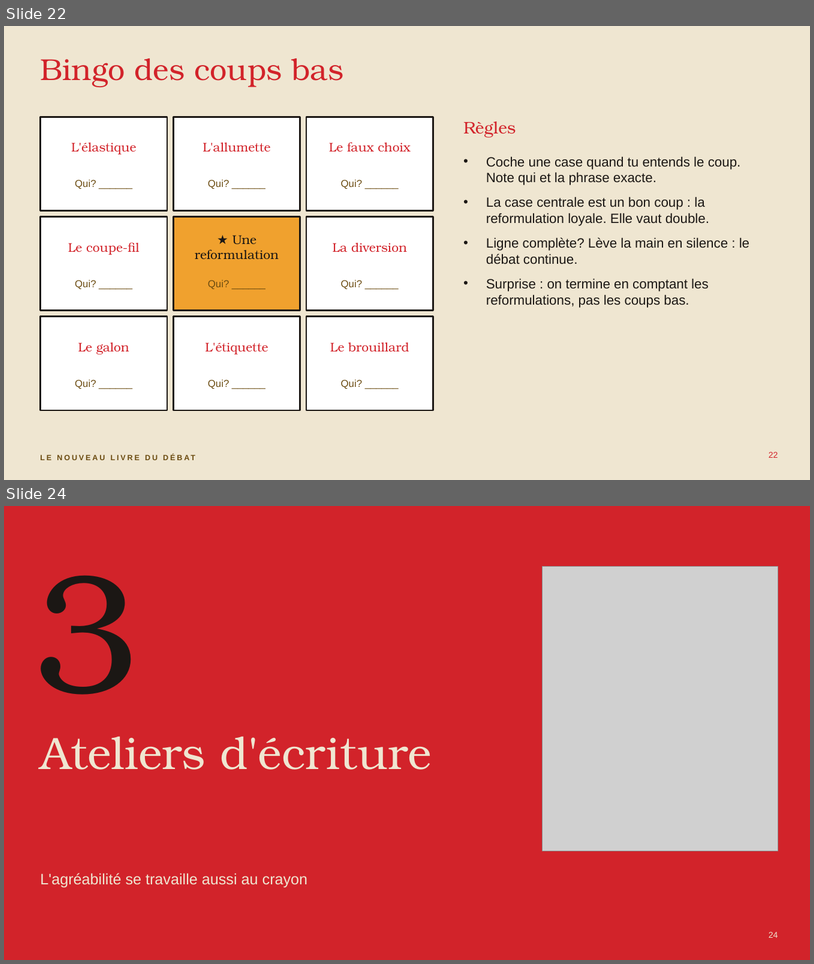
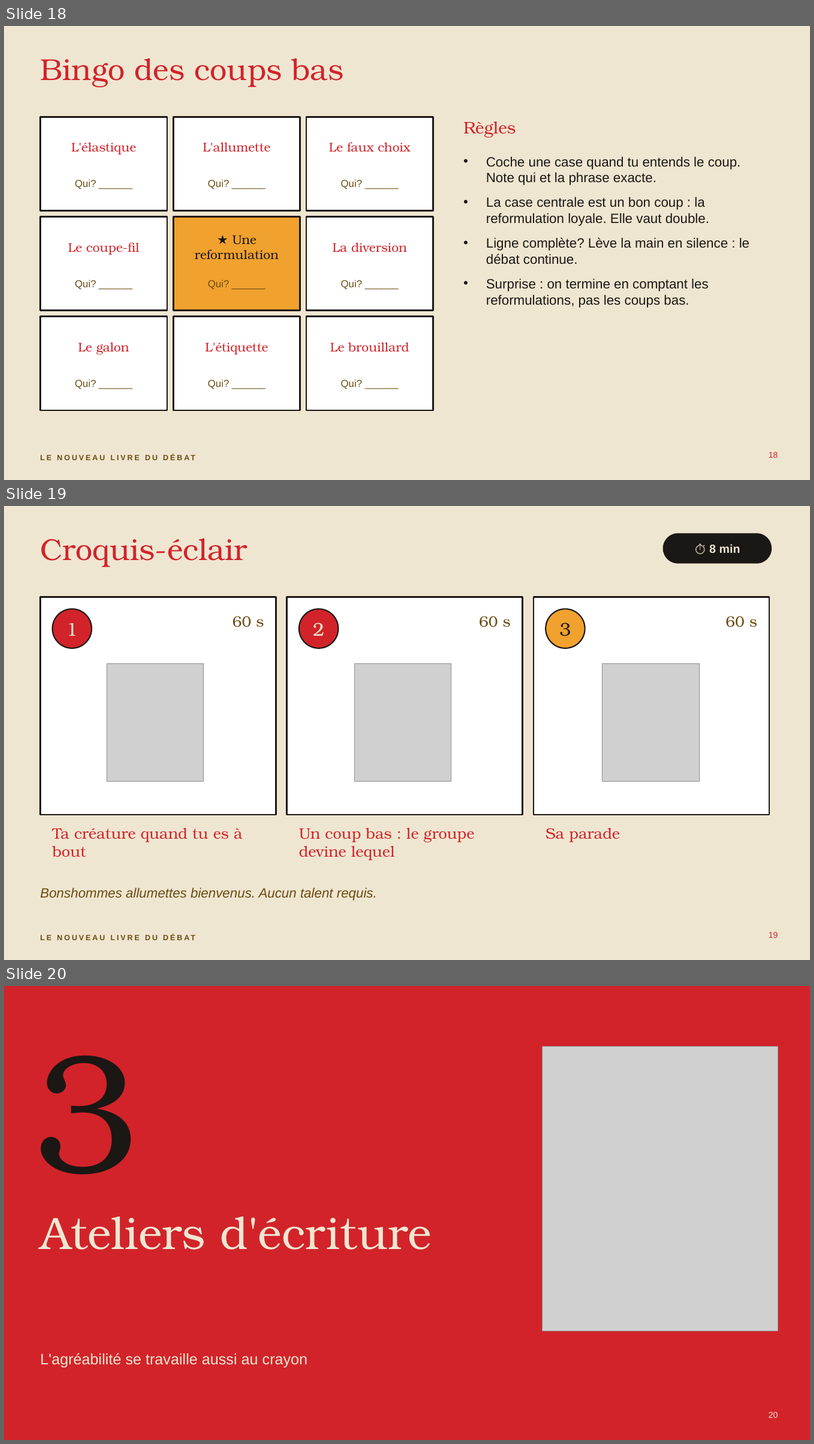
Before and after one commit to isabellepedneault111-ai/Chat-, a slide deck: debat-agreable/seminaire-confrontation-agreable.pptx. Shown one above the other, each under a label of ours: slides 22 and 24 before the commit, slides 18, 19 and 20 after it; the slides between them are not shown. The pictures are 814x964 and 814x1444 pixels, drawn with LibreOffice and Linux fonts; fonts in the diff are those of the drawing; grey boxes stand for pictures. Boxes give left, top, right and bottom in pixels: in the first picture for what was removed or moved away, otherwise in the second. Text is boxed around its words. In the diff, an @@ line names an element or a change of style, - is before the commit and + after.

```diff
--- a/debat-agreable/seminaire-confrontation-agreable.pptx
+++ b/debat-agreable/seminaire-confrontation-agreable.pptx
@@ slide 19 added at (4,506,810,960), background #EFE6D1; not listed: 1 template element that a slide beside it also shows @@
@@ title added at (40,538,248,567), 36 pt, text #D2232A @@
+Croquis-éclair
@@ rounded rectangle added at (663,533,772,564), fill #1B1714 @@
@@ text added at (710,544,741,553), 14 pt, text #EFE6D1, bold @@
+⏱ 8 min
@@ rectangle added at (40,597,276,814), fill #FFFFFF, outline #1B1714 2 pt @@
@@ ellipse added at (53,609,92,648), fill #D2232A, outline #1B1714 1.5 pt @@
@@ rectangle added at (287,597,523,814), fill #FFFFFF, outline #1B1714 2 pt @@
@@ ellipse added at (299,609,339,648), fill #D2232A, outline #1B1714 1.5 pt @@
@@ rectangle added at (534,597,770,814), fill #FFFFFF, outline #1B1714 2 pt @@
@@ ellipse added at (546,609,585,648), fill #F0A12E, outline #1B1714 1.5 pt @@
@@ text added at (66,623,78,636), 22 pt, text #EFE6D1 @@
+1
@@ text added at (233,616,264,627), 18 pt, text #6B4B10 @@
+60 s
@@ text added at (313,622,324,636), 22 pt, text #EFE6D1 @@
+2
@@ text added at (479,616,511,627), 18 pt, text #6B4B10 @@
+60 s
@@ text added at (560,622,571,636), 22 pt, text #1B1714 @@
+3
@@ text added at (726,616,758,627), 18 pt, text #6B4B10 @@
+60 s
@@ picture added at (107,663,204,781) @@
@@ picture added at (355,663,452,781) @@
@@ picture added at (603,663,699,781) @@
@@ text added at (53,828,243,856), 18 pt, text #D2232A @@
+Ta créature quand tu es à bout
@@ text added at (299,828,475,860), 18 pt, text #D2232A @@
+Un coup bas : le groupe devine lequel
@@ text added at (546,828,620,842), 18 pt, text #D2232A @@
+Sa parade
@@ text added at (40,887,377,900), 16 pt, text #6B4B10, italic @@
+Bonshommes allumettes bienvenus. Aucun talent requis.
@@ page number added at (769,931,779,937), 10 pt, text #D2232A @@
+19
@@ what was slide 22 is now slide 18 @@
@@ page number at (769,451,779,457): text changed @@
-22
+18
@@ what was slide 24 is now slide 20 @@
@@ page number at (769,1411,779,1417): text changed @@
-24
+20
```
Also in this commit, not shown: 4 slides changed, 3 other slides added, 1 slide removed, 4 other files.
